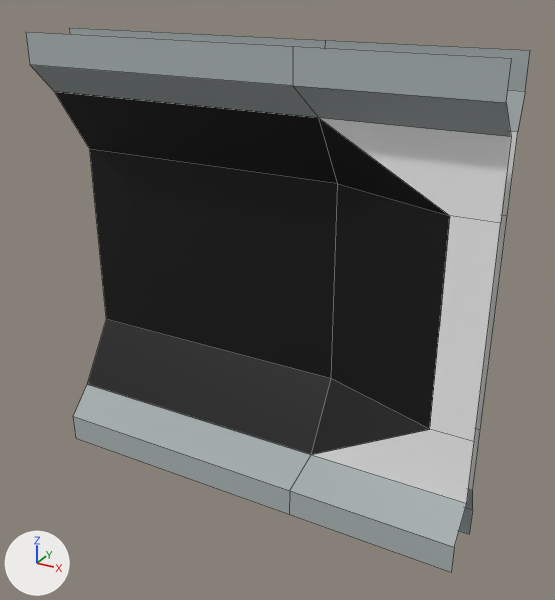
One commit to the FBX model BODY/Assets/Main/Meshes/Environment/walls/base_window_edge_right_01.FBX: the scene before it, then after it.
Before and after are seen from a camera (50 mm lens) standing at (3.1, -3.44, 4.53) and looking at (0.16, 1.9, 1.86). The lights are fixed; the arrows at lower left show +X, +Y and +Z. Mesh edges are drawn as thin lines. Where no turn or scale is listed for an object, it has been applied to the vertices.

Names of what the first picture shows: 'base_window_edge_right_01'.
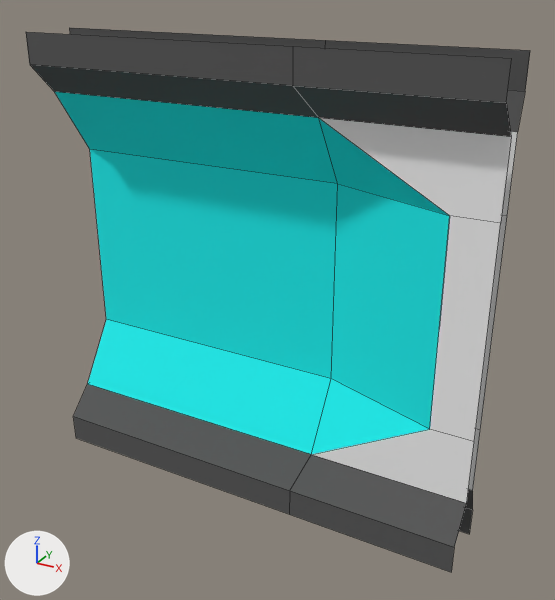
The newer file is also turned or shifted as a whole; pictures and numbers use the older file's frame.

The change, as a diff of the scene's bpy script:
```diff
--- a/BODY/Assets/Main/Meshes/Environment/walls/base_window_edge_right_01.FBX.py
+++ b/BODY/Assets/Main/Meshes/Environment/walls/base_window_edge_right_01.FBX.py
@@ mat_leiste @@
 mat_leiste = principled_material('Leiste')
-mat_leiste.base_color = (0.408, 0.455, 0.455)  # grey #abb4b4
+mat_leiste.base_color = (0.0902, 0.0902, 0.0902)  # dark grey #555555
 mat_leiste.roughness = 0.859
@@ mat_emission @@
+mat_emission = principled_material('emission')
+mat_emission.base_color = (0.0, 0.867, 0.863)  # cyan #00efef
+mat_emission.roughness = 0.859
@@ me_mesh @@
 # used by ob_base_window_edge_right_01; location = (0.0, 0.0, 0.0)
 # verts and faces of me_mesh; kept vertices keep their numbers, new ones are numbered from 61
 # before: 5 (0.6, 1.73, 0.52) at pixel (311, 454), 8 (-2.0, 1.73, 0.52) at pixel (87, 384), 17 (0.6, 1.92, 0.52), 19 (-2.0, 1.92, 0.52), 22 (1.64, 1.73, 1.11) at pixel (429, 429)
 # before: 23 (0.6, 1.73, 0.52) at pixel (311, 454), 24 (0.6, 2.11, 1.1) at pixel (331, 378), 25 (-2.0, 2.11, 1.1) at pixel (106, 319), 30 (1.64, 1.92, 1.11), 31 (0.6, 2.29, 1.1)
 # before: 32 (0.6, 1.92, 0.52), 33 (-2.0, 2.29, 1.1)
 # before: 26 (0.6, 2.11, 2.9) at pixel (337, 183), 27 (1.64, 1.73, 2.89) at pixel (449, 215), 29 (-2.0, 2.11, 2.9) at pixel (89, 149), 36 (0.6, 2.29, 2.9), 37 (-2.0, 2.29, 2.9)
 # before: 44 (0.6, 1.73, 3.48) at pixel (318, 117), 46 (-2.0, 1.73, 3.48) at pixel (54, 91), 54 (0.6, 1.92, 3.48), 57 (-2.0, 1.92, 3.48), 58 (0.6, 1.73, 3.48) at pixel (318, 117)
 # before: 59 (1.64, 1.92, 2.89), 60 (0.6, 1.92, 3.48)
-me_mesh.from_pydata(...)  # 61 vertices, 39 faces; spans x -2.0..2.0, y 1.48..2.29, z 0.0..4.0
+me_mesh.from_pydata(...)  # 57 vertices, 39 faces; spans x -2.0..2.0, y 1.48..2.29, z 0.0..4.0
+# me_mesh part 1
+delete_vertices([23, 32])  # with the faces that use them
+faces += [(5, 22, 24), (5, 24, 25, 8), (17, 31, 30), (17, 19, 33, 31)]  # mat_emission (cyan #00efef)
+# me_mesh part 2
+delete_vertices([58, 60])  # with the faces that use them
+faces += [(26, 27, 44), (26, 44, 46, 29), (36, 54, 59), (36, 37, 57, 54)]  # mat_emission (cyan #00efef)
+# me_mesh part 3: 4 faces spanning x -2.0..1.64, y 1.73..2.29, z 1.1..2.9 switch from mat_material__46_slot__5 (black #000000) to mat_emission (cyan #00efef)
 me_mesh.materials.append(mat_basecolor)
-me_mesh.materials.append(mat_leistenkante)  # grey #929696
 me_mesh.materials.append(mat_leiste)
```

Boxes [x1, y1, x2, y2] around the edits, measured in the pictures (555 x 600 px; the box of a moved part takes in the faces that stretch with it):
'base_window_edge_right_01', recoloured, reshaped
    both: [26, 28, 530, 572]
part 1 of me_mesh, moved or reshaped
    both: [88, 319, 429, 454]
part 2 of me_mesh, moved or reshaped
    both: [55, 92, 448, 215]
part 3 of me_mesh, recoloured (black to cyan)
    both: [90, 149, 450, 429]
